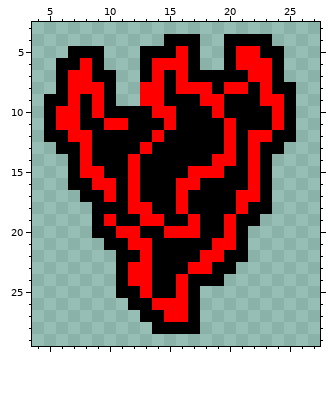
Pixel-art sprite: GraphicsEngine/Game/Art/Spells/pyroblast.png. The picture above was drawn from the file before the commit.
The file is 32x32 pixels. Shown: x 4..27, y 3..29.
Once edited:
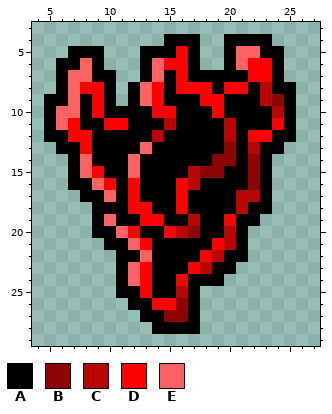
Palette (. is transparent): A #000000  B #8c0404  C #b90505  D #ff0000  E #ff6262
Change:
@@ x 4..27 @@
  4 ...........AAA..AAAA....
- 5 ...AAA...AAADA..ADDAA...
- 6 ..AADA...ADDDA..ADDDA...
- 7 ..ADDAA..ADADAAAAADDA...
- 8 ..ADDDA..DDADDDADDADAA..
- 9 .AADADA..DDAAADDAAADDA..
-10 .ADDADAAAADDAAADAAAADA..
-11 .ADDAADDAAADAAAADAAADA..
-12 .AADDAAAAADAAAAADADDAA..
-13 ..AADAAAADAAAAAADADAA...
-14 ...ADAAADAAAAAADDADA....
-15 ...ADDAADAAAADDDAADA....
-16 ...AADDADAAADDAAAADA....
-17 ....AADADAAADAAAADDA....
-18 .....AAADDAADAAAADAA....
-19 .....ADAADDAADAADAA.....
-20 .....AADDAADDDAADA......
-21 ......AADDAAAAADDA......
-22 .......AADAAAADDAA......
-23 .......ADDAAADDAA.......
-24 .......ADDAADAAA........
-25 .......AADAADA..........
-26 ........AADDDA..........
-27 .........AADDA..........
+ 5 ...AAA...AAADA..AEEAA...
+ 6 ..AAEA...AEDDA..AEDDA...
+ 7 ..AEEAA..AEADAAAAADDA...
+ 8 ..AEDDA.AEDADDDADDACAA..
+ 9 .AAEADA.AEDAAADDAAACBA..
+10 .AEEADAAAADDAAADAAAACA..
+11 .AEDAADDAAACAAAACAAADA..
+12 .AADDAAAAACAAAAACADDAA..
+13 ..AADAAAAEAAAAAABACAA...
+14 ...AEAAAEAAAAAABBABA....
+15 ...AEDAAEAAAACBBAABA....
+16 ...AAEDADAAADCAAAABA....
+17 ....AAEADAAADAAAACCA....
+18 .....AAADDAADAAAACAA....
+19 .....AEAADDAACAADAA.....
+20 .....AAEDAADCBAACA......
+21 ......AAEDAAAAADCA......
+22 .......AAEAAAADCAA......
+23 .......AEDAAADCAA.......
+24 .......AEDAADAAA........
+25 .......AADAACA..........
+26 ........AADDBA..........
+27 .........AABBA..........
 28 ..........AAAA..........
